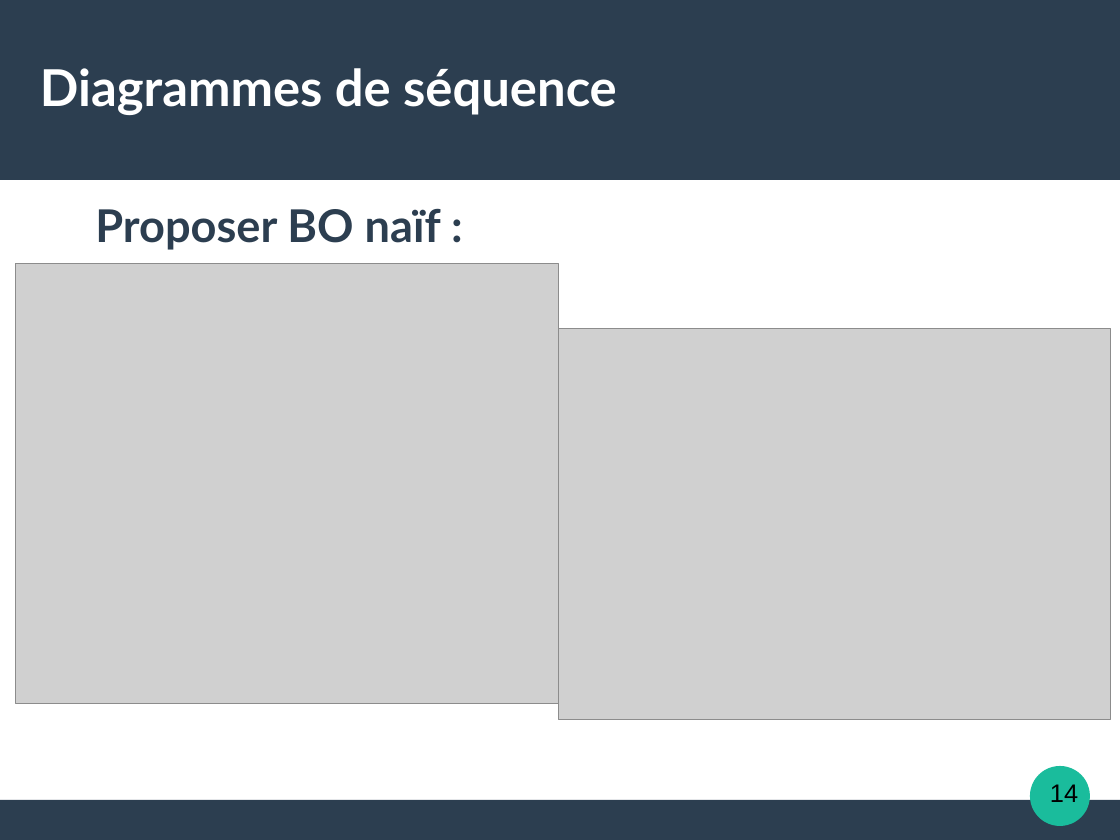
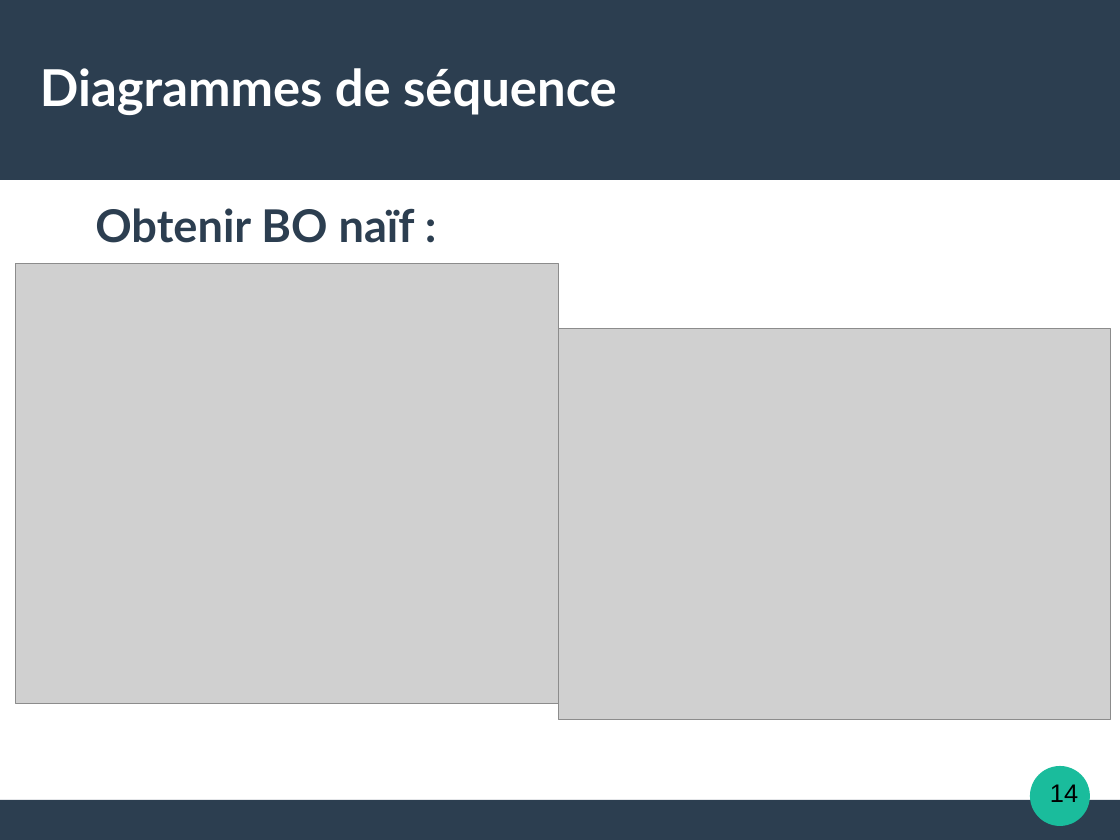
Before and after one commit to natmaurice/tme-il-smartbuilders, a slide deck: slide 14 of IL.odp. Drawn at 1120x840 pixels with LibreOffice and Linux fonts; fonts in the diff are those of the drawing; grey boxes stand for pictures. Boxes give left, top, right and bottom in pixels: in the first picture for what was removed or moved away, otherwise in the second. Text is boxed around its words. In the diff, an @@ line names an element or a change of style, - is before the commit and + after.

Commit message:
Correction diagramme classe metier

```diff
--- a/IL.odp
+++ b/IL.odp
@@ text at box(95, 208, 415, 243): text changed @@
-Proposer BO naïf :
+Obtenir BO naïf :
```
Also in this commit, not shown: 1 other slide changed, 1 other file.
